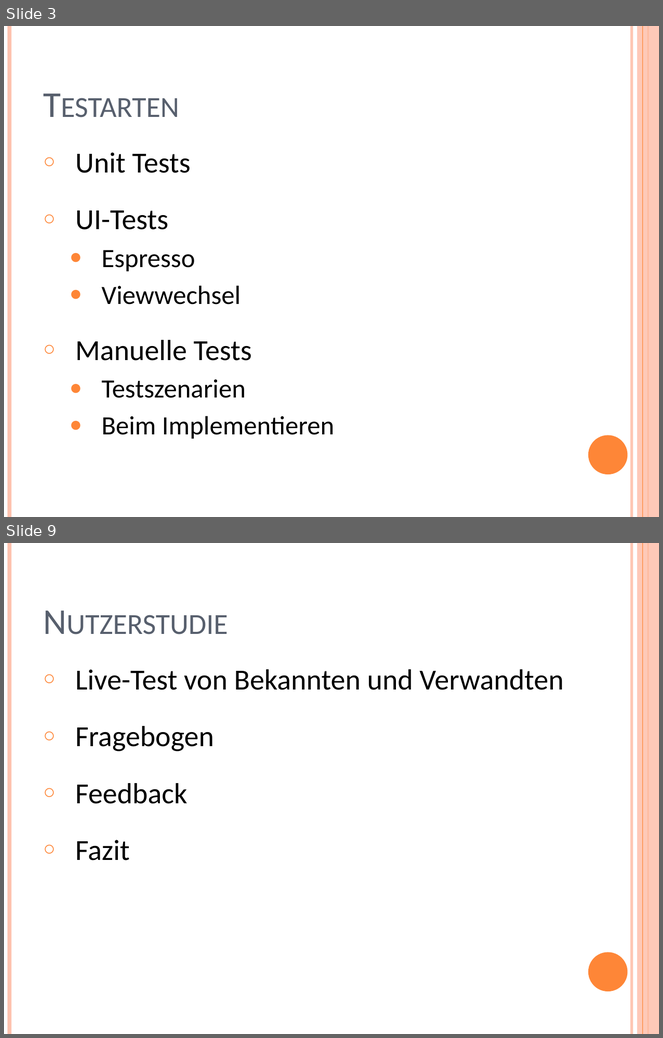
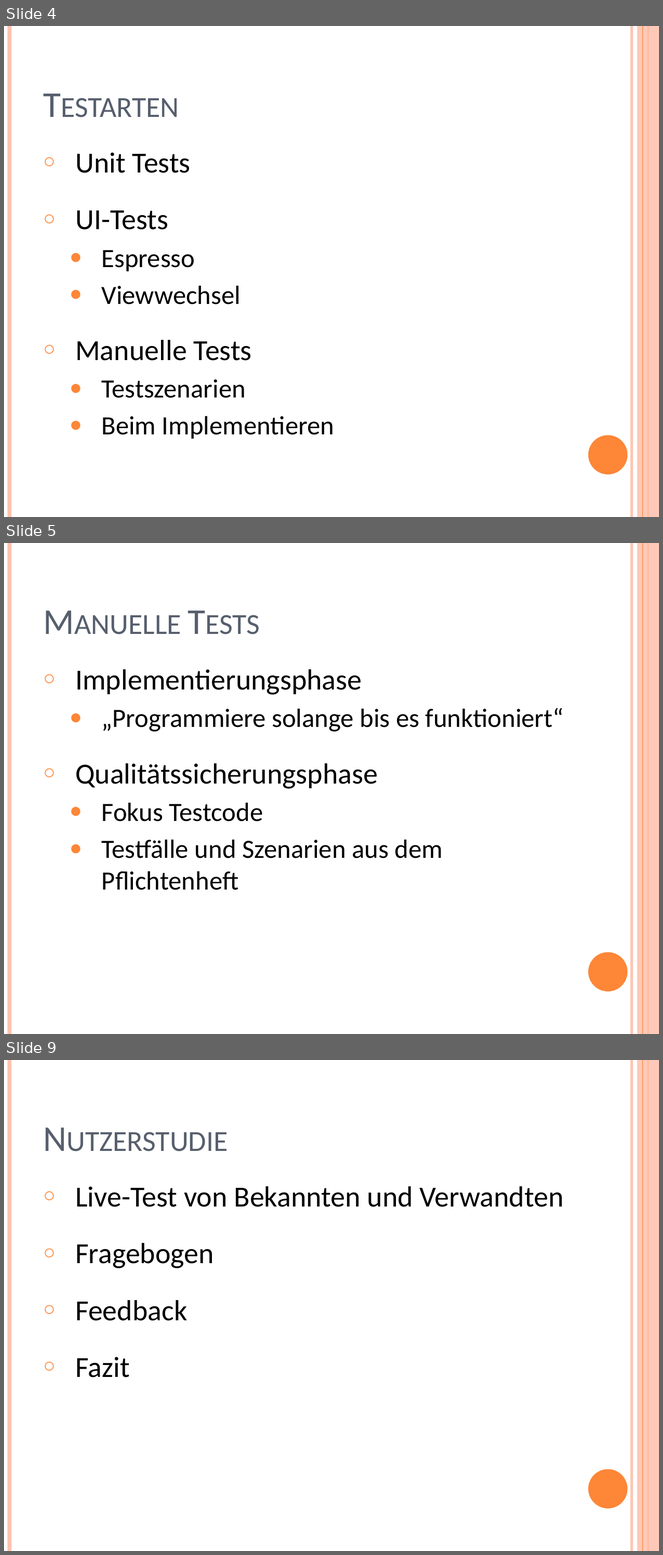
Before and after one commit to YuKitAs/fridget-android, a slide deck: documentation/Qualitätssicherung/Qualitätssicherung_Präsentation.pptx. Shown one above the other, each under a label of ours: slides 3 and 9 before the commit, slides 4, 5 and 9 after it; the slides between them are not shown. The pictures are 663x1038 and 663x1555 pixels, drawn with LibreOffice and Linux fonts; fonts in the diff are those of the drawing. Boxes give left, top, right and bottom in pixels: in the first picture for what was removed or moved away, otherwise in the second. Text is boxed around its words. In the diff, an @@ line names an element or a change of style, - is before the commit and + after.

```diff
--- a/documentation/Qualitätssicherung/Qualitätssicherung_Präsentation.pptx
+++ b/documentation/Qualitätssicherung/Qualitätssicherung_Präsentation.pptx
@@ slide 5 added at bbox=[4, 543, 659, 1034], background #FFFFFF; not listed: 6 template elements that a slide beside it also shows @@
@@ title added at bbox=[37, 563, 572, 644], 40 pt, text #575F6D, small capitals @@
+Manuelle Tests
@@ text added at bbox=[75, 669, 564, 890], 29 pt, text #000000 @@
+○ Implementierungsphase
+  ● „Programmiere solange bis es funktioniert“
+○ Qualitätssicherungsphase
+  ● Fokus Testcode
+  ● Testfälle und Szenarien aus dem Pflichtenheft
@@ what was slide 3 is now slide 4 @@
```
Also in this commit, not shown: 1 slide changed, 2 other slides added, 3 slides removed.
